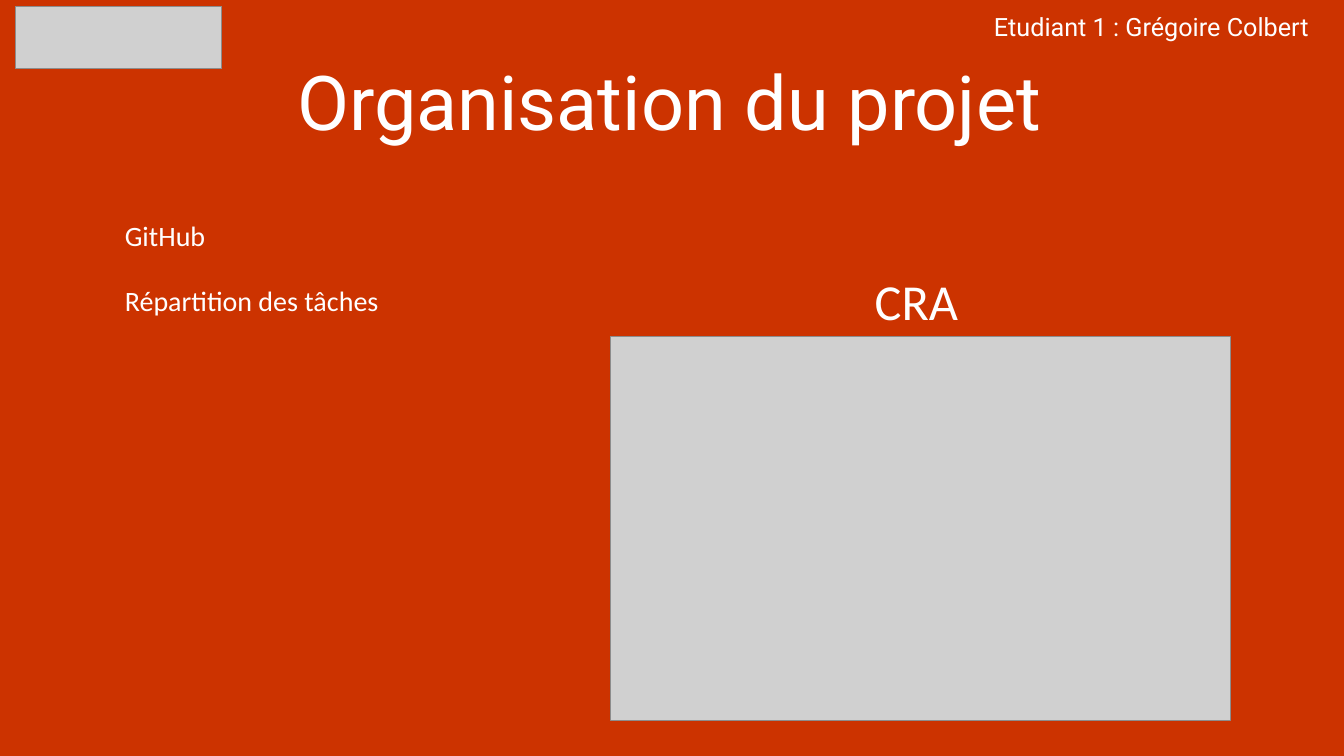
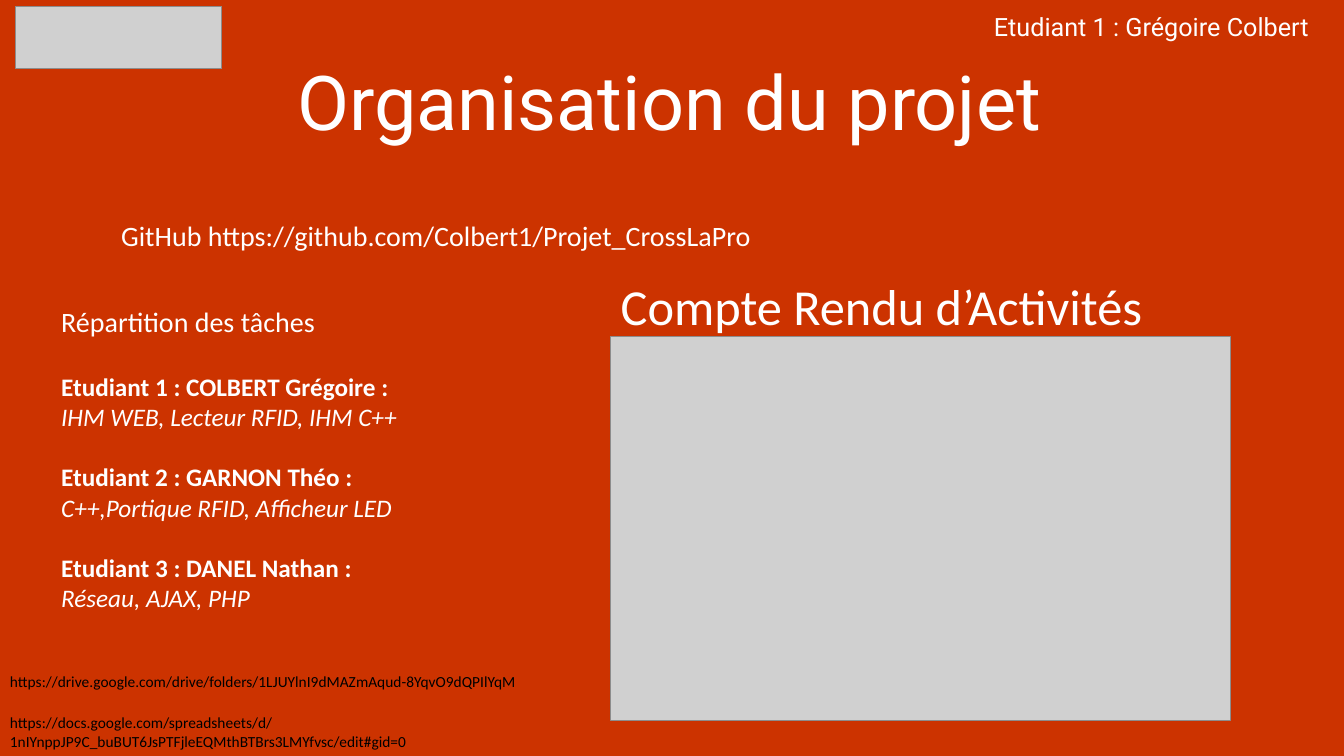
Before and after one commit to Colbert1/Projet_CrossLaPro, a slide deck: slide 6 of Ressources/Presentation_Projet_CrossLaPro_E1_Colbert.pptx. Drawn at 1344x756 pixels with LibreOffice and Linux fonts; fonts in the diff are those of the drawing; grey boxes stand for pictures. Boxes give left, top, right and bottom in pixels: in the first picture for what was removed or moved away, otherwise in the second. Text is boxed around its words. In the diff, an @@ line names an element or a change of style, - is before the commit and + after.

```diff
--- a/Ressources/Presentation_Projet_CrossLaPro_E1_Colbert.pptx
+++ b/Ressources/Presentation_Projet_CrossLaPro_E1_Colbert.pptx
@@ text at (121, 226, 751, 251): text changed @@
-GitHub
+GitHub https://github.com/Colbert1/Projet_CrossLaPro
@@ text at (621, 289, 1142, 333): text changed @@
-CRA
+Compte Rendu d’Activités
@@ text "Répartition des tâches": place and size @@
-text "Répartition des tâches" at (125, 291, 378, 316)
+text "Répartition des tâches" at (61, 312, 315, 337)
@@ text added at (61, 378, 396, 610), 18 pt, text #FFFFFF, bold @@
+Etudiant 1 : COLBERT Grégoire :
+IHM WEB, Lecteur RFID, IHM C++
+Etudiant 2 : GARNON Théo :
+C++,Portique RFID, Afficheur LED
+Etudiant 3 : DANEL Nathan :
+Réseau, AJAX, PHP
@@ text added at (10, 676, 515, 690), 11 pt, text #000000 @@
+https://drive.google.com/drive/folders/1LJUYlnI9dMAZmAqud-8YqvO9dQPIlYqM
@@ text added at (10, 717, 406, 750), 11 pt, text #000000 @@
+https://docs.google.com/spreadsheets/d/1nIYnppJP9C_buBUT6JsPTFjleEQMthBTBrs3LMYfvsc/edit#gid=0
```
Also in this commit, not shown: 6 other slides changed, 5 other files.
